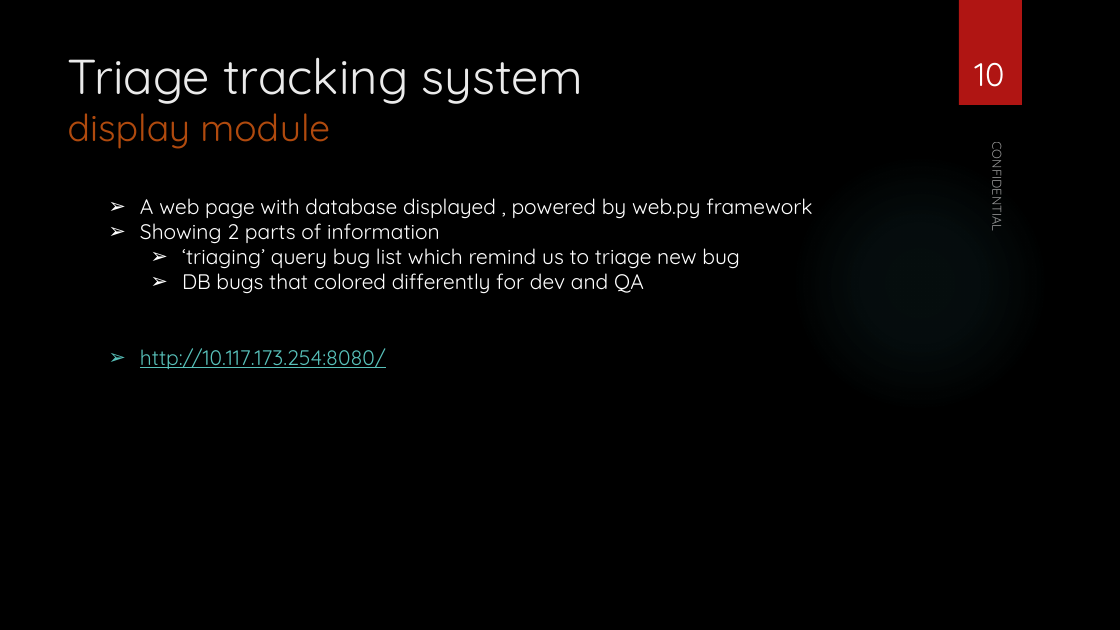
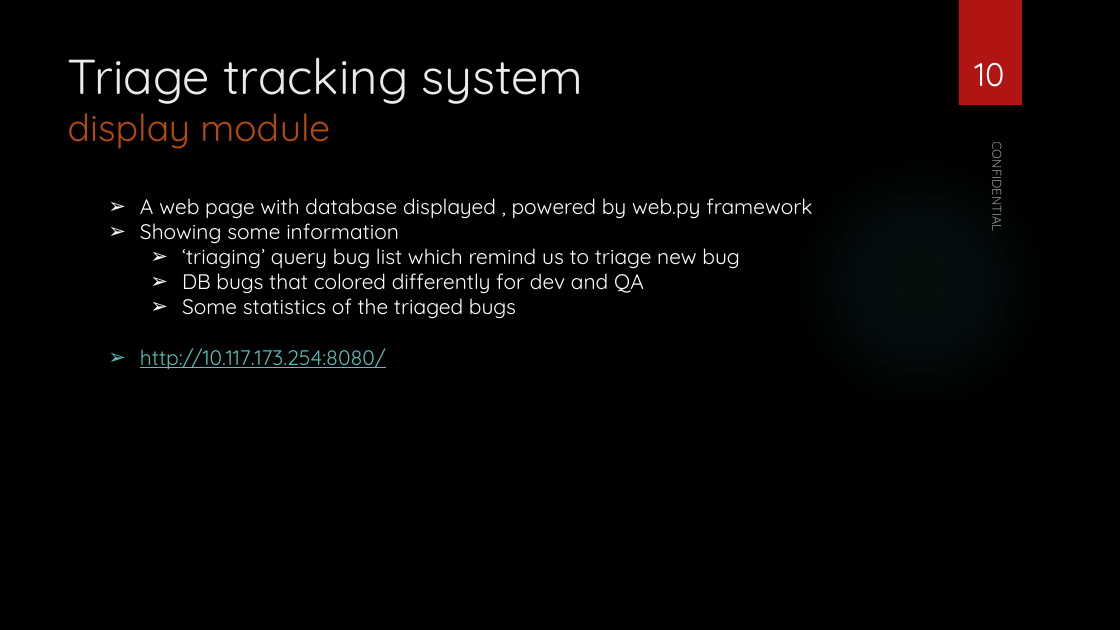
Before and after one commit to vieri1983/triage_tracking, a slide deck: slide 10 of Triage-Tracking-System.pptx. Drawn at 1120x630 pixels with LibreOffice and Linux fonts; fonts in the diff are those of the drawing; background and template pictures are left out. Boxes give left, top, right and bottom in pixels: in the first picture for what was removed or moved away, otherwise in the second. Text is boxed around its words. In the diff, an @@ line names an element or a change of style, - is before the commit and + after.

```diff
--- a/Triage-Tracking-System.pptx
+++ b/Triage-Tracking-System.pptx
@@ text at bbox=[140, 217, 399, 244]: text changed @@
-➢ Showing 2 parts of information
+➢ Showing some information
@@ text at bbox=[182, 293, 516, 319]: paragraph added @@
+  ➢ Some statistics of the triaged bugs
```
Also in this commit, not shown: 9 other slides changed, 8 other files.
